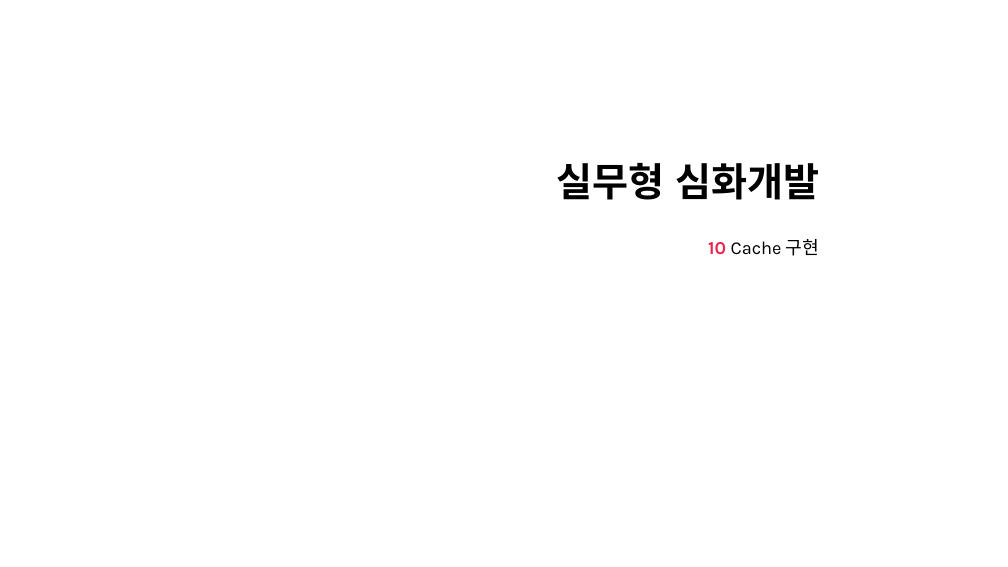
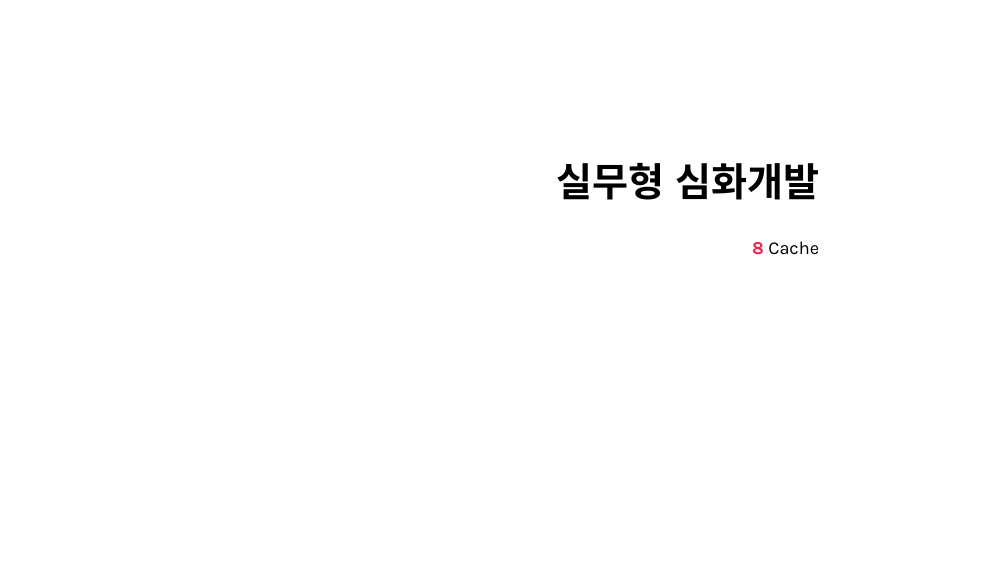
Before and after one commit to nayasis/fastcampus-hyper-webflux, a slide deck: slide 17 of 99.ppt/[Ch4-6. 실무형 심화개발.pptx (slide 10 before the commit). Drawn at 1008x567 pixels with LibreOffice and Linux fonts; fonts in the diff are those of the drawing; background and template pictures are left out. Boxes give left, top, right and bottom in pixels: in the first picture for what was removed or moved away, otherwise in the second. Text is boxed around its words. In the diff, an @@ line names an element or a change of style, - is before the commit and + after.

```diff
--- a/99.ppt/[Ch4-6. 실무형 심화개발.pptx
+++ b/99.ppt/[Ch4-6. 실무형 심화개발.pptx
@@ subtitle at <box>752,241,819,255</box>: text changed @@
-10 Cache 구현
+8 Cache
```
Also in this commit, not shown: 7 other slides changed, 13 slides added, 1 slide removed, 1 other file.
